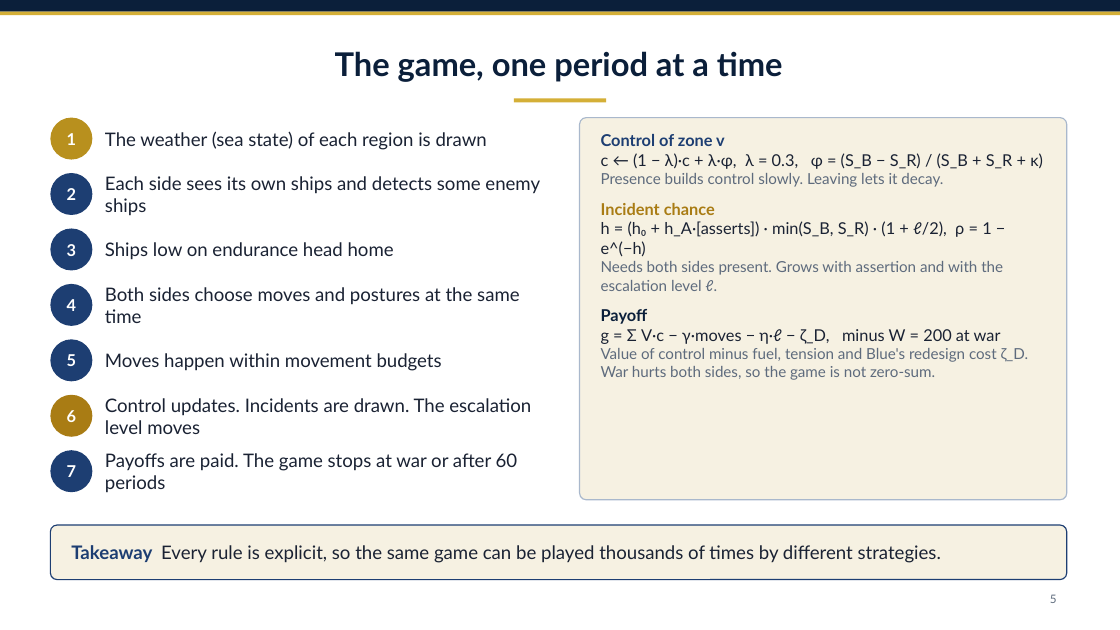
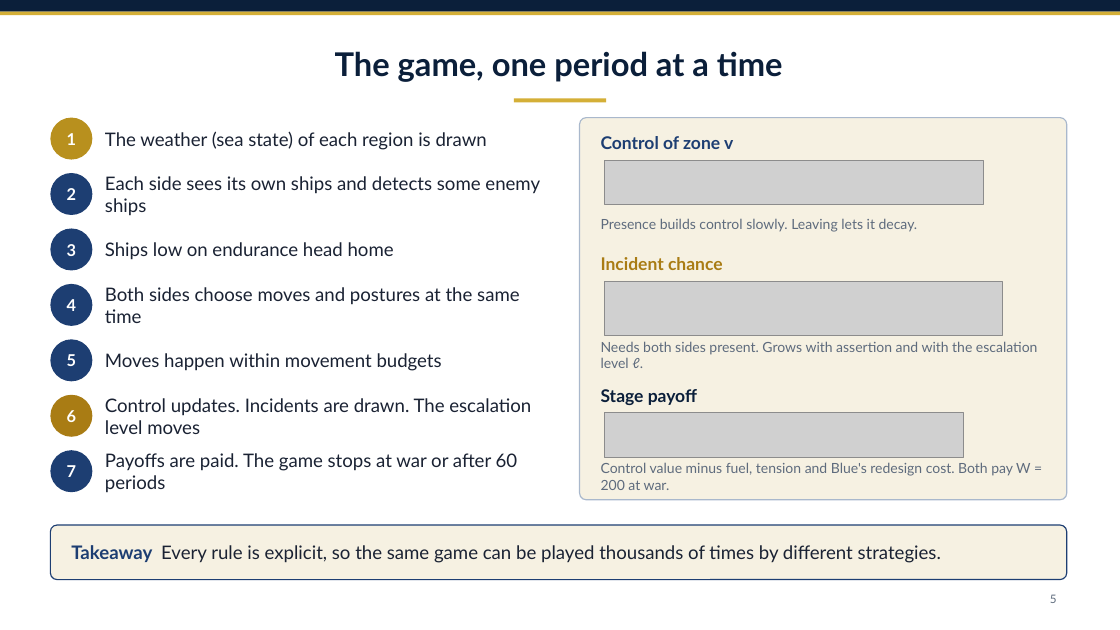
Before and after one commit to draggin-anchor/6.S974-Wargaming-Term-Project, a slide deck: slide 5 of deliverables/02-workshop1-slides.pptx. Drawn at 1120x630 pixels with LibreOffice and Linux fonts; fonts in the diff are those of the drawing; grey boxes stand for pictures. Boxes give left, top, right and bottom in pixels: in the first picture for what was removed or moved away, otherwise in the second. Text is boxed around its words. In the diff, an @@ line names an element or a change of style, - is before the commit and + after.

```diff
--- a/deliverables/02-workshop1-slides.pptx
+++ b/deliverables/02-workshop1-slides.pptx
@@ text "Control of zone v" at bbox=[601, 136, 733, 149]: size 14 to 15 pt; vertical alignment top to middle @@
@@ text at bbox=[601, 153, 1043, 380]: paragraphs removed @@
-c ← (1 − λ)·c + λ·φ, λ = 0.3, φ = (S_B − S_R) / (S_B + S_R + κ)
-Presence builds control slowly. Leaving lets it decay.
-Incident chance
-h = (h₀ + h_A·[asserts]) · min(S_B, S_R) · (1 + ℓ/2), ρ = 1 − e^(−h)
-Needs both sides present. Grows with assertion and with the escalation level ℓ.
-Payoff
-g = Σ V·c − γ·moves − η·ℓ − ζ_D, minus W = 200 at war
-Value of control minus fuel, tension and Blue's redesign cost ζ_D. War hurts both sides, so the game is not zero-sum.
@@ picture added at bbox=[605, 160, 984, 204] @@
@@ text added at bbox=[601, 218, 918, 232], 12 pt, text #5E6B7D @@
+Presence builds control slowly. Leaving lets it decay.
@@ text added at bbox=[601, 257, 723, 270], 15 pt, text #A97C14, bold @@
+Incident chance
@@ picture added at bbox=[605, 281, 1003, 335] @@
@@ text added at bbox=[601, 341, 1038, 368], 12 pt, text #5E6B7D @@
+Needs both sides present. Grows with assertion and with the escalation level ℓ.
@@ text added at bbox=[601, 389, 697, 405], 15 pt, text #0B1F3A, bold @@
+Stage payoff
@@ picture added at bbox=[605, 413, 964, 458] @@
@@ text added at bbox=[601, 462, 1030, 490], 12 pt, text #5E6B7D @@
+Control value minus fuel, tension and Blue's redesign cost. Both pay W = 200 at war.
```
Also in this commit, not shown: 3 other slides changed, 2 slides added, 31 other files.
